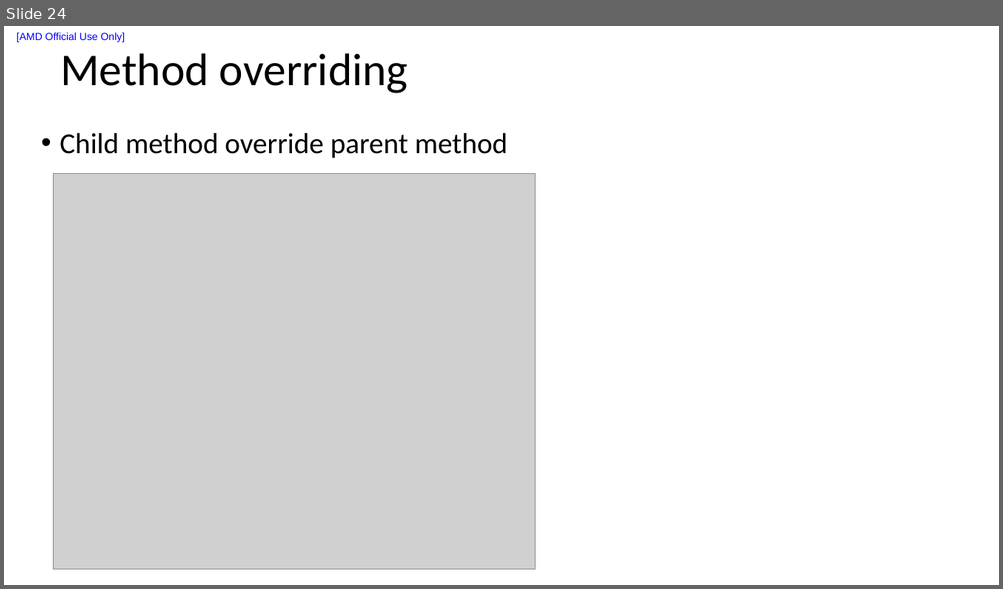
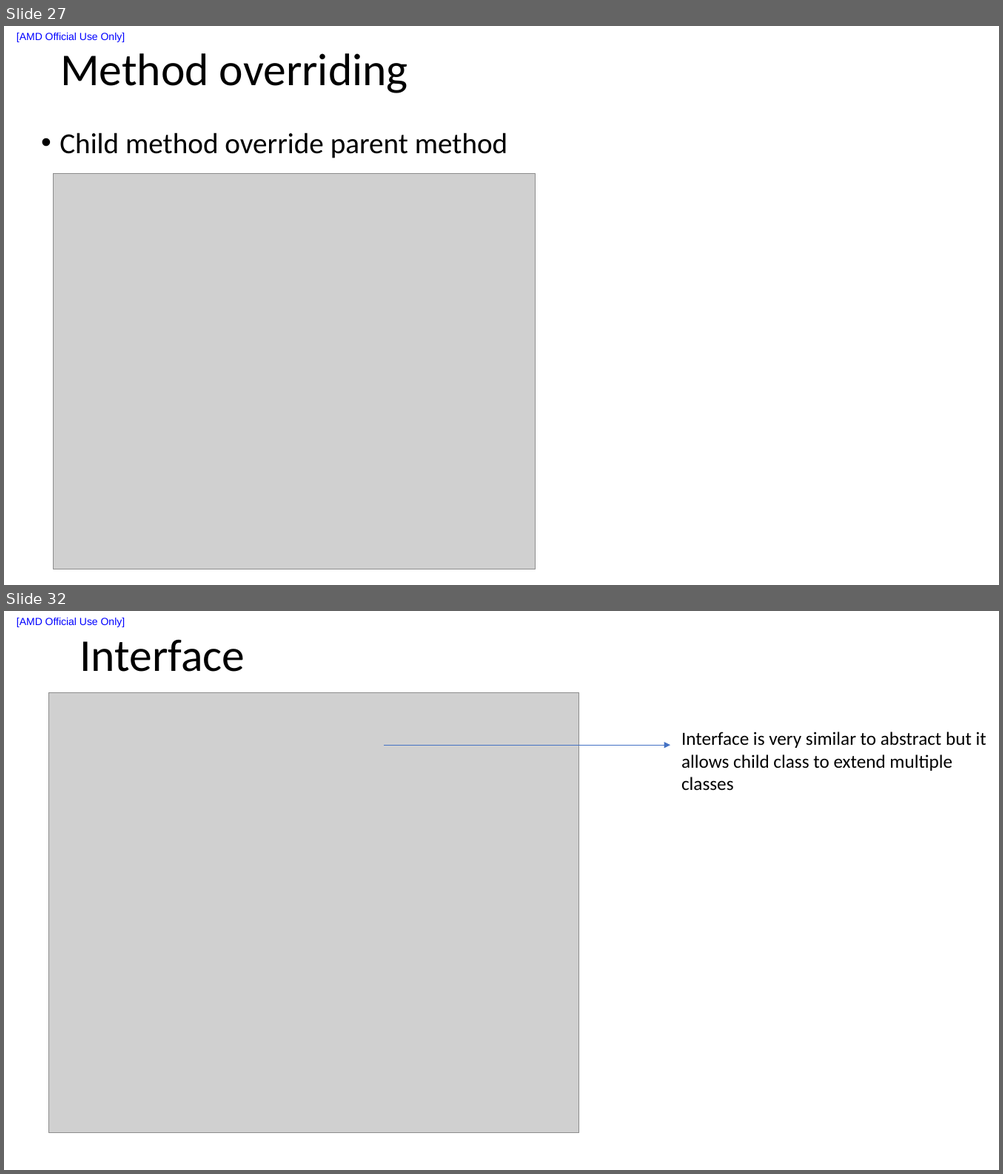
Before and after one commit to liuxu-github-ui/Java, a slide deck: Youtube_tutorial/Notes.pptx. Shown one above the other, each under a label of ours: slide 24 before the commit, slides 27 and 32 after it; the slides between them are not shown. The pictures are 1003x589 and 1003x1174 pixels, drawn with LibreOffice and Linux fonts; fonts in the diff are those of the drawing; grey boxes stand for pictures. Boxes give left, top, right and bottom in pixels: in the first picture for what was removed or moved away, otherwise in the second. Text is boxed around its words. In the diff, an @@ line names an element or a change of style, - is before the commit and + after.

```diff
--- a/Youtube_tutorial/Notes.pptx
+++ b/Youtube_tutorial/Notes.pptx
@@ slide 32 added at box(4, 611, 999, 1170), background #FFFFFF; not listed: 1 template element that a slide beside it also shows @@
@@ title added at box(79, 639, 244, 672), 44 pt, text #000000 @@
+Interface
@@ picture added at box(48, 693, 578, 1133) @@
@@ text added at box(681, 732, 986, 791), 18 pt, text #000000 @@
+Interface is very similar to abstract but it allows child class to extend multiple classes
@@ arrow added from (384, 745) to (670, 745), #4472C4 0.5 pt @@
@@ what was slide 24 is now slide 27 @@
```
Also in this commit, not shown: 1 slide changed, 12 other slides added, 3 other files.
